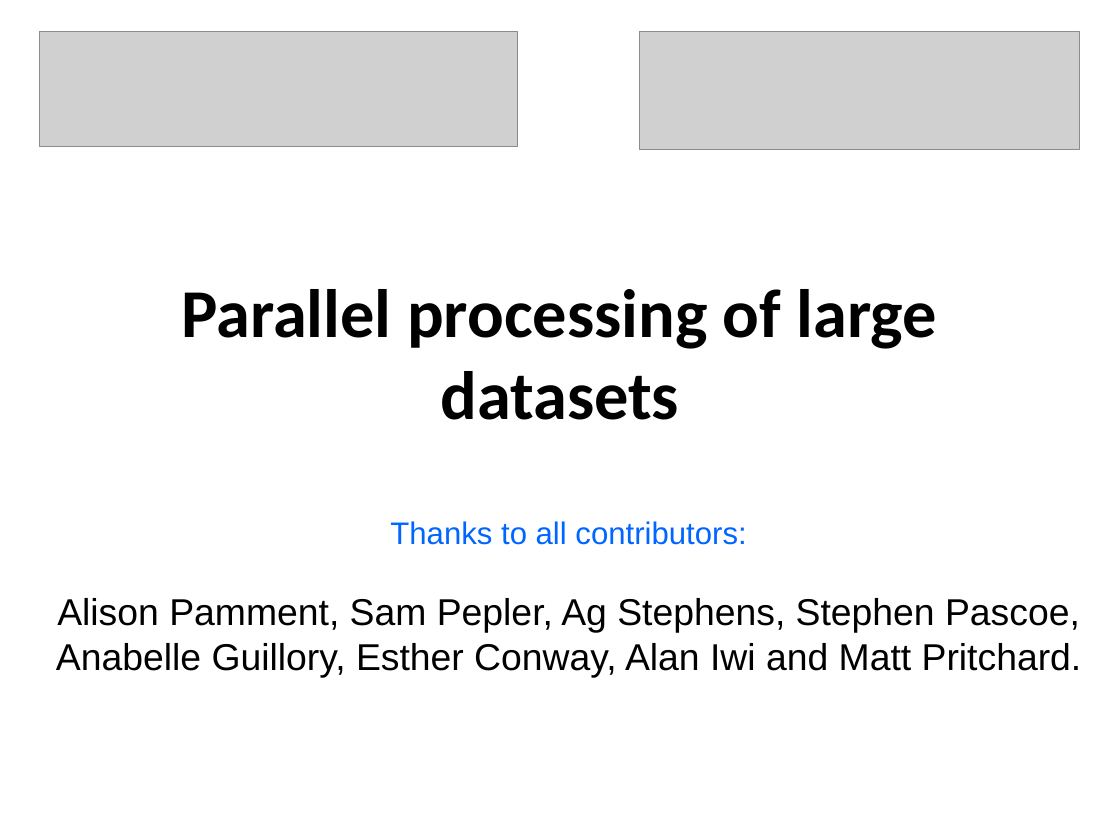
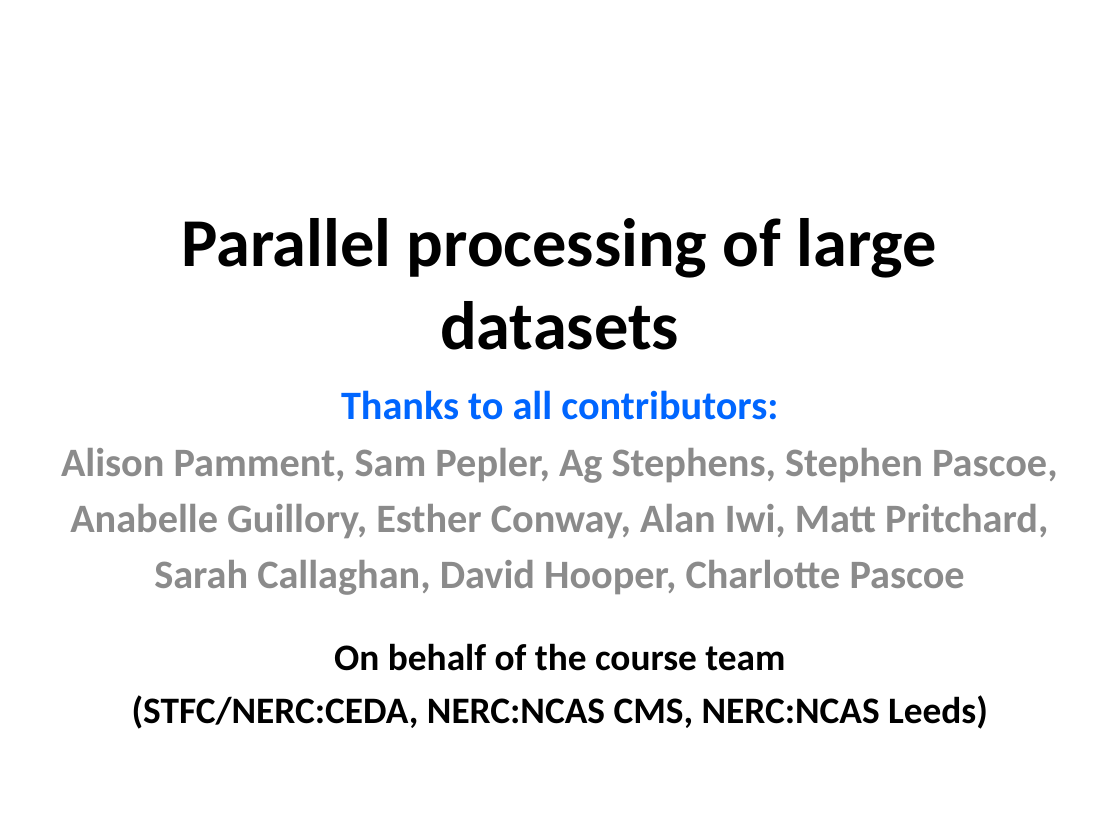
Before and after one commit to ncasuk/ncas-isc, a slide deck: slide 1 of overview_presentations/Parallel_Processing_Large_Data.pptx. Drawn at 1120x840 pixels with LibreOffice and Linux fonts; fonts in the diff are those of the drawing; grey boxes stand for pictures; background and template pictures are left out. Boxes give left, top, right and bottom in pixels: in the first picture for what was removed or moved away, otherwise in the second. Text is boxed around its words. In the diff, an @@ line names an element or a change of style, - is before the commit and + after.

```diff
--- a/overview_presentations/Parallel_Processing_Large_Data.pptx
+++ b/overview_presentations/Parallel_Processing_Large_Data.pptx
@@ picture removed at (39,31,517,146) @@
@@ picture removed at (640,31,1080,149) @@
@@ title "Parallel processing of large datasets": place and size @@
-title "Parallel processing of large datasets" at (182,289,937,420)
+title "Parallel processing of large datasets" at (181,218,937,350)
@@ subtitle "Thanks to all contributors:": place and size @@
-subtitle "Thanks to all contributors:" at (56,521,1082,678)
+subtitle "Thanks to all contributors:" at (61,390,1058,729)
@@ subtitle "Thanks to all contributors:" at (61,390,1058,729): vertical alignment top to middle @@
@@ subtitle at (61,390,1058,483): size 20 to 25.9 pt in "Thanks to all contributors:"; font Arial to Calibri, bold on in "Thanks to all contributors:", "Alison Pamment, Sam Pepler, Ag Stephens, Stephen ..."; size 24 to 25.9 pt, text colour #000000 to #8C8C8C in "Alison Pamment, Sam Pepler, Ag Stephens, Stephen ..."; more space between paragraphs @@
@@ subtitle at (70,504,1048,729): text changed; size 24 to 25.9 pt; font Arial to Calibri; text colour #000000 to #8C8C8C; bold on @@
-Anabelle Guillory, Esther Conway, Alan Iwi and Matt Pritchard.
+Anabelle Guillory, Esther Conway, Alan Iwi, Matt Pritchard,
+Sarah Callaghan, David Hooper, Charlotte Pascoe
+On behalf of the course team
+(STFC/NERC:CEDA, NERC:NCAS CMS, NERC:NCAS Leeds)
```
Also in this commit, not shown: 25 other slides changed, 5 other files.
